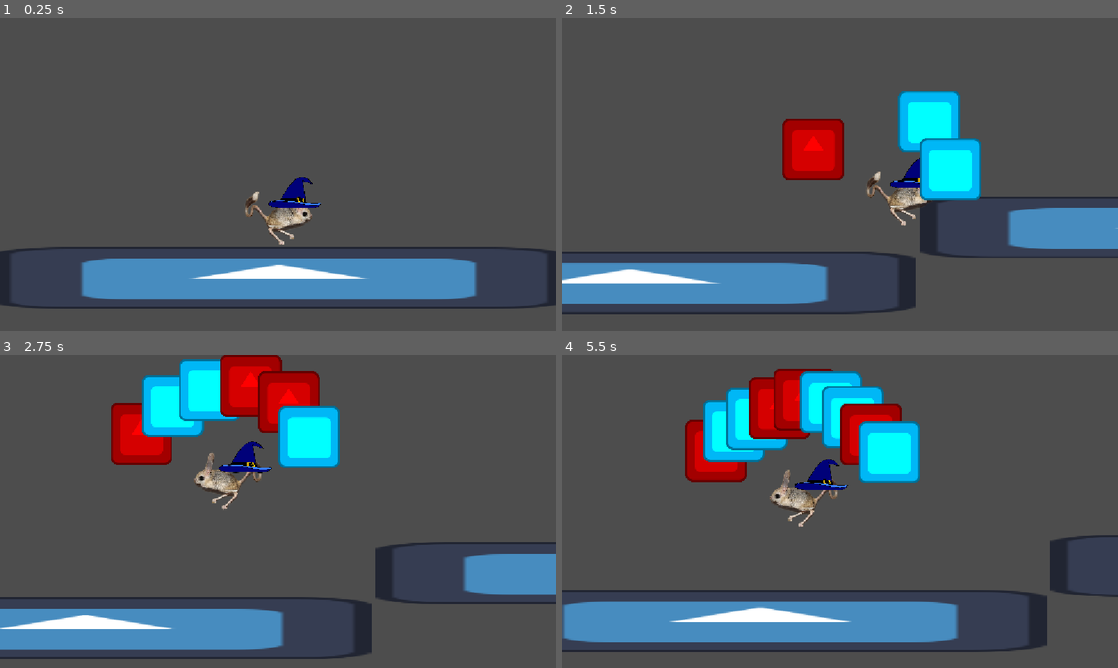
Above: before the commit, frames 1-4 (two rows, left to right).
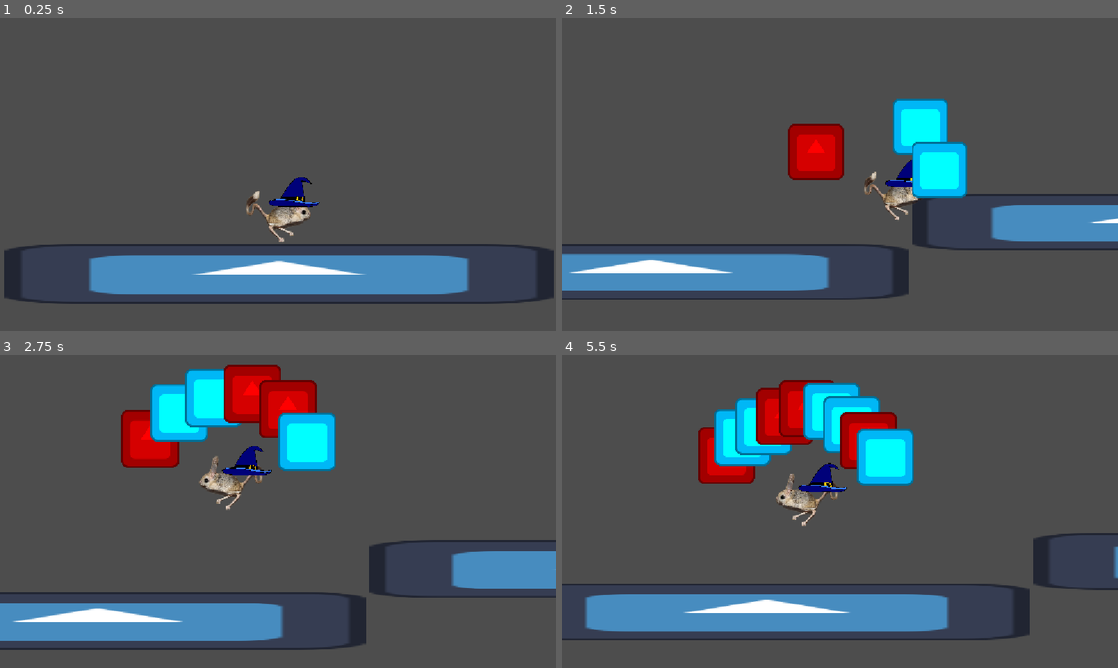
Above: after the commit, the same moments.

Repository: Kaplin86/magical-jerboa
Game: Godot game, scene res://testiung.tscn
Same seed, same stepped clock (60 frames per second), same inputs: the game is played once before the commit and once after it. Before the commit the project has no main scene; this scene is started directly in both runs. The engine's default icon, where the game draws it, is replaced by a stand-in: a white triangle on a blue panel in a dark square.
Inputs (mouse positions are in pixels of both pictures, inside the frame that each line leads up to):
- Up to frame 1 (0.25 s): no input
- Up to frame 2 (1.5 s): tap Enter at 0.5 s; move the mouse to (962, 158) at 0.52 s; hold Right (right) from 0.53 s (still down); tap Q (a) at 0.6 s; click (962, 158) at 0.67 s; tap Up at 0.77 s; tap E (b) at 0.8, 1.35 s; move the mouse to (728, 190) at 1.27 s
- Up to frame 3 (2.75 s): tap Up at 1.52 s; tap Q (a) at 1.55, 2.1 s; move the mouse to (333, 442) at 2.02 s; release Right (right) at 2.03 s; hold Left (left) from 2.03 s (still down); tap E (b) at 2.3 s
- Up to frame 4 (5.5 s): move the mouse to (812, 574) at 2.77 s; release Left (left) at 2.78 s; hold Right (right) 2.78-4.28 s; tap E (b) at 2.85, 3.8, 5.3 s; click (812, 574) at 2.92 s; tap Up at 3.02, 3.77, 4.52 s; tap Q (a) at 3.05, 4.55, 5.1 s; move the mouse to (1006, 558) at 3.52 s; tap Alt at 3.6 s; move the mouse to (673, 464) at 4.27 s; hold Left (left) 4.28-5.03 s; tap Shift at 4.35 s; move the mouse to (867, 511) at 5.02 s; hold Right (right) from 5.03 s (still down); click (867, 511) at 5.17 s

The runs differ from the first frame. In frame 1, 7.0% of the frame differs, in the area x 0-100%, y 50-93%; in frame 2, 13%; in frame 3, 15%; in frame 4, 19%, in the area x 0-100%, y 4-95%.

Commit message:
better camera stuff

Diff:
--- a/project.godot
+++ b/project.godot
@@ -11,6 +11,7 @@
 [application]
 
 config/name="Magical Jerboa"
+run/main_scene="uid://dfbfddv37wwsi"
 config/features=PackedStringArray("4.7", "Forward Plus")
 config/icon="res://icon.svg"
 
--- a/scenes/spells/superjump.tscn
+++ b/scenes/spells/superjump.tscn
@@ -4,3 +4,16 @@
 
 [node name="Node2D" type="Node2D" unique_id=1080745487]
 script = ExtResource("1_av28b")
+
+[node name="CPUParticles2D" type="CPUParticles2D" parent="." unique_id=2014819012]
+emitting = false
+one_shot = true
+explosiveness = 1.0
+direction = Vector2(0, 1)
+gravity = Vector2(0, 0)
+initial_velocity_min = 559.21
+initial_velocity_max = 559.21
+damping_min = 100.0
+damping_max = 100.0
+scale_amount_min = 40.47
+scale_amount_max = 89.42
--- a/scripts/jerboa.gd
+++ b/scripts/jerboa.gd
@@ -18,3 +18,7 @@
 
 	$Icon.flip_h = velocity.x < 0
 	move_and_slide()
+
+	var dist = lerp(0.0,-0.5,(global_position.distance_to($Camera2D.get_screen_center_position()) / 700.0))
+	#print($Camera2D.get_screen_center_position())
+	$Camera2D.zoom = lerp($Camera2D.zoom, Vector2.ONE * (dist + 1), delta * 3)
--- a/scripts/superjump.gd
+++ b/scripts/superjump.gd
@@ -2,4 +2,6 @@
 class_name SuperJump
 
 func _ready() -> void:
+	global_position = jerboa.global_position
+	$CPUParticles2D.emitting = true
 	jerboa.velocity += Vector2(0,-6000)
